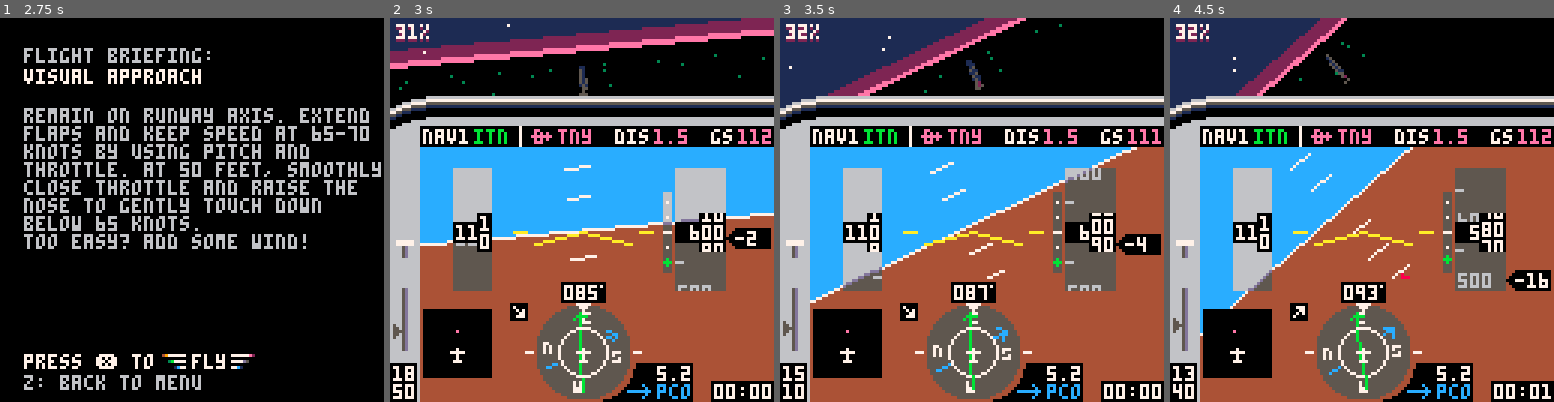
Above: before the commit, frames 1-4 (left to right).
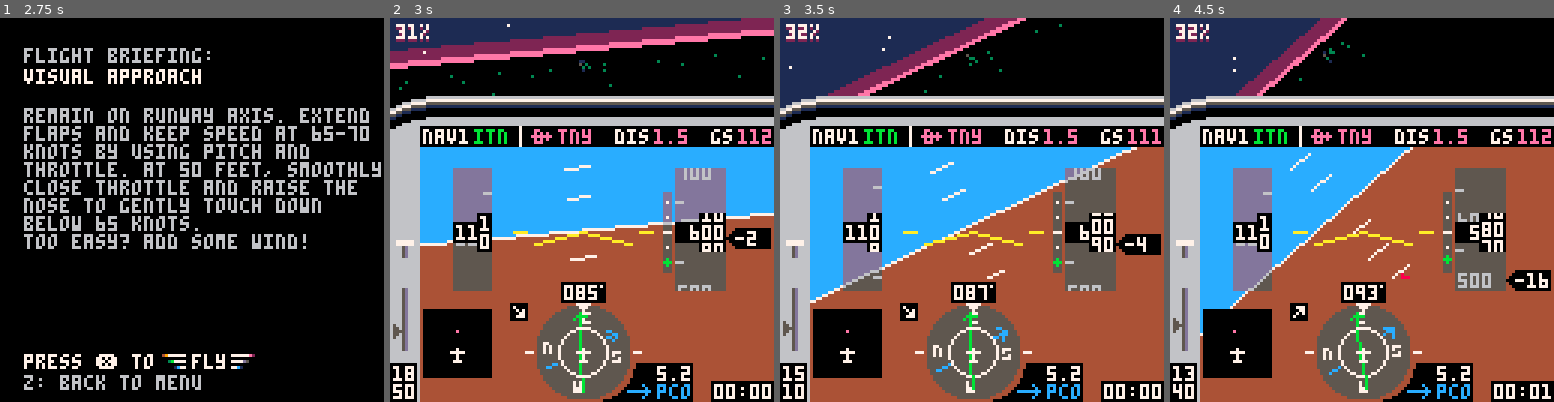
Above: after the commit, the same moments.

Repository: freds72/tiny_sim
Game: PICO-8 cartridge carts/tinysim.p8
Two runs of this game, one before a commit and one after it. Both use one fixed random seed, a clock stepped at 60 frames per second and the inputs below.
Inputs:
- Up to frame 1 (2.75 s): tap O (Z key) at 0.33, 0.7, 1.43, 2.22 s; tap X (X key) at 1.07, 2.07, 2.4, 2.73 s; hold Left 1.97-2.37 s; hold Down from 2.42 s (still down)
- Up to frame 2 (3 s): release Down at 2.82 s; hold Right from 2.87 s (still down)
- Up to frame 3 (3.5 s): keep holding Right; tap X (X key) at 3.07, 3.4 s; tap O (Z key) at 3.1 s
- Up to frame 4 (4.5 s): release Right at 3.53 s; hold Up 3.58-4.08 s; tap X (X key) at 3.73, 4.07, 4.4 s; tap O (Z key) at 3.98 s; hold Right from 4.13 s (still down)

Frame 1 is identical in both runs. In frame 2, 3.2% of the frame differs, in the area x 16-88%, y 10-54%; in frame 3, 2.5%; in frame 4, 2.5%.

Commit message:
fixed light bloom integrated Blender airport

Diff:
--- a/carts/tinysim.p8
+++ b/carts/tinysim.p8
@@ -72,63 +72,8 @@
 local m_scale=0.0202
 
 -- models & actors
-local all_models={
-	runway={
-		c=6,
-		v={
-		 {15,0,0}, --points
-			{15,0,-1500},
-			{-15,0,0},
-			{-15,0,-1500},
-			{20,0,-1500},
-			{-20,0,-1500},
-			{15,0,-1550},
-			{-15,0,-1550},
-			{0,0,-1500},
-			{0,0,-1600},
-			{-2,0,-1600},
-			{-2,0,-1800},
-			{2,0,-1600},
-			{2,0,-1800},
-			-- central line
-			{0,0,0},
-			{0,0,-1500},
-			-- landing lights
-			{-5,0,-1550},
-			{5,0,-1550},
-			{-8,0,-1600},
-			{8,0,-1600},
-			{-10,0,-1700},
-			{10,0,-1700},
-			{-20,0,-1800},
-			{20,0,-1800},
-			},
-		e={
-			{1,2,1}, -- lines + color + number of lights (optional = solid line)
-			{3,4,1}, -- note: lines are draw in declared order (allow for lines + lights)
-			{1,2,7,128},
-			{3,4,7,128},
-			{1,3,8,10},
-			{5,6,11,20},
-		 {2,7,8,5},
-		 {4,8,8,5},
-		 {9,10,10,10},
-		 {11,12,10,10},
-		 {13,14,10,10},
-		 {15,16,6,128},
-		 {17,18,7,8},
-		 {19,20,7,8},
-		 {21,22,7,10},
-		 {23,24,7,10},
-		}
-	}
-}
+local all_models={}
 local actors={}
-local all_actors={
-	runway={
-		model="runway"
-  }
-}
 
 function _init()
  menu=1
@@ -159,15 +104,12 @@
 
  --
  actors={}
-	add(actors,make_actor(all_actors.runway,{-422.2,0,384.6},85/360)) -- tny
-
-	--[[
-	add(actors,make_actor(all_actors.runway,{-422.2,0,384.6},85/360)) -- tny
-  add(actors,make_actor(all_actors.papi,{-412.2,0,345.6}))
-	add(actors,make_actor(all_actors.papi,{-412.2,0,346.6}))
-  add(actors,make_actor(all_actors.papi,{-412.2,0,347.6}))
-  ]]
-	add(actors,make_actor(all_actors.runway,{-66.7,0,153.8},40/360)) -- smv
+ for _,l in pairs(db) do
+  -- registered model?
+  if all_models[l[4]] then
+			add(actors,make_actor(l[4],{l[1],0,l[2]},l[5]))
+		end
+	end
 end
 
 function scenario(s)
@@ -994,19 +936,23 @@
  end
 end
 
--- ground constants
-local ground_shift,ground_colors,ground_level=2,{1,13,6}
-
+-- light blooms
 local light_shades={}
-for c=0,15 do
-	local shades={}
-	sset(74,0,sget(72,c))
+function unpack_ramp(x,y)
+ local shades={}
+  -- brightness pairs
 	for i=0,15 do
 		for j=0,15 do
-			shades[i+shl(j,4)]=sget(74,i)+shl(sget(74,j),4)
+			shades[i+shl(j,4)]=sget(x,y+i)+shl(sget(x,y+j),4)
 	 end
 	end
-	light_shades[c]=shades
+	return shades
+end
+
+for c=0,15 do
+ -- set base color
+ sset(74,0,sget(72,c))
+	light_shades[c]=unpack_ramp(74,0)
 end
 
 -- zbuffer (kind of)
@@ -1017,10 +963,11 @@
 function zbuf_draw()
 	local objs={}
 	for _,d in pairs(drawables) do
-			-- cull objects too far
- 		--	if z>-3 then
-			if(d.model) collect_drawables(d.model,d.m,objs)
-	--	end
+		-- cull objects too far
+		-- todo: fix sqr_dist
+  if sqr_dist(cam.pos,d.pos)<6000 then
+		 collect_drawables(d.model,d.m,objs)
+  end
 	end
 	-- z-sorting
 	sort(objs)
@@ -1191,35 +1138,25 @@
 
 local znear,zdir=1,-1
 function collect_drawables(model,m,out)
-  -- edges
-	local p={}
-	for i=1,#model.e do
+  -- project point cache
+  local p={}
+ -- edges
+ for i=1,#model.e do
 		local e=model.e[i]
 		-- edges indices
-		local ak,bk,c=e[1],e[2],e[3] or model.c
+		local ak,bk,c=e[1],e[2],e.c or model.c
 		-- edge positions
 		local a,b=p[ak],p[bk]
 		-- not in cache?
 		if not a then
-			local v=v_clone(model.v[ak])
-			v_scale(v,m_scale)
-			-- relative to world
-			m_x_v(m,v)
-			-- world to cam
-			v_add(v,cam.pos,-1)
-			m_x_v(cam.m,v)
+			local v=cam:modelview(m,model.v[ak])
 			a,p[ak]=v,v
 		end
 		if not b then
-			local v=v_clone(model.v[bk])
-			v_scale(v,m_scale)
-			-- relative to world
-			m_x_v(m,v)
-			-- world to cam
-			v_add(v,cam.pos,-1)
-			m_x_v(cam.m,v)
+			local v=cam:modelview(m,model.v[bk])
 			b,p[bk]=v,v
 		end
+
 		-- line clipping aginst near cam plane
 		-- swap end points
 		-- simplified sutherland-atherton
@@ -1247,8 +1184,8 @@
  		local x0,y0,z0,w0=cam:project2d(a)
  		local x1,y1,z1,w1=cam:project2d(b)
  		-- is it a light line?
- 		if e[4] then
- 			lightline(x0,y0,x1,y1,c,0,w0,t*e[4],w1,out)
+   if e.n then
+ 		 lightline(x0,y0,x1,y1,c,0,w0,t*e.n,w1,out)
  		else
  			line(x0,y0,x1,y1,c)
  		end
@@ -1313,15 +1250,15 @@
 	return res
 end
 
-function make_actor(src,p,angle)
+function make_actor(model,p,angle)
+  angle=angle and angle/360 or 0
 	-- instance
-	local a=clone(src,{
+	local a={
 		pos=v_clone(p),
 		-- north is up
 		q=make_q(v_up,angle-0.25)
-	})
- a.model=all_models[a.model]
-	a.draw=a.draw or draw_actor
+  }
+  a.model=all_models[model]
 	a.update=a.update or nop
 	-- init orientation
 	local m=m_from_q(a.q)
@@ -1353,12 +1290,22 @@
 			-- view to screen
 	 	  local w=focal/z
  		  return x0+x*w,y0-y*w,z,w
-		end,
+    end,
+    -- to camera space
+    modelview=function(self,m,v)
+      v=v_clone(v)
+      -- relative to world
+      m_x_v(m,v)
+      -- world to cam
+      v_add(v,self.pos,-1)
+      m_x_v(self.m,v)
+      return v
+    end,
 		-- project cam-space points into 2d
-  project2d=function(self,v)
-  	-- view to screen
-  	local w=focal/v[3]
-  	return x0+v[1]*w,y0-v[2]*w,v[3],w
+    project2d=function(self,v)
+  	  -- view to screen
+  	  local w=focal/v[3]
+  	  return x0+v[1]*w,y0-v[2]*w,v[3],w
 		end
 	}
 	return c
@@ -1550,12 +1497,7 @@
 -- init transparent colors
 
 -- hardcoded colors
-local shades={}
-for i=0,15 do
-	for j=0,15 do
-		shades[i+shl(j,4)]=sget(1,8+i)+shl(sget(1,8+j),4)
- end
-end
+local shades=unpack_ramp(1,8)
 
 function rectfillt(x0,y0,x1,y1)
 	x0,x1=max(flr(x0)),min(flr(x1),127)
@@ -1618,6 +1560,137 @@
 	end
 end
 
+-->8
+-- unpack models
+local mem=0x1000
+-- number of bytes
+function unpack_int(w)
+ w=w or 1
+	local i=w==1 and peek(mem) or bor(shl(peek(mem),8),peek(mem+1))
+	mem+=w
+	return i
+end
+function unpack_float(scale)
+	local f=shr(unpack_int()-128,5)
+	return f*(scale or 1)
+end
+function unpack_double(scale)
+	local f=shr(unpack_int(2)-0x4000,4)
+	return f*(scale or 1)
+end
+-- valid chars for model names
+local itoa='_0123456789abcdefghijklmnopqrstuvwxyz'
+function unpack_string()
+	local s=""
+	for i=1,unpack_int() do
+		local c=unpack_int()
+		s=s..sub(itoa,c,c)
+	end
+	return s
+end
+function unpack_models(scale)
+	-- for all models
+	for m=1,unpack_int() do
+		local model,name,_={},unpack_string(),unpack_int()
+
+		-- vertices
+		model.v={}
+		for i=1,unpack_int() do
+			add(model.v,{unpack_double(scale),unpack_double(scale),unpack_double(scale)})
+		end
+
+		-- faces
+		model.f={}
+		for i=1,unpack_int() do
+			local f={ni=i,vi={},c=unpack_int(),double_sided=unpack_int()==1 or nil,z=unpack_double()}
+			-- vertex indices
+			for i=1,unpack_int() do
+				add(f.vi,unpack_int())
+			end
+			add(model.f,f)
+		end
+
+		-- normals
+		model.n={}
+		for i=1,unpack_int() do
+			add(model.n,{unpack_float(),unpack_float(),unpack_float()})
+		end
+
+		-- n.p cache
+		model.cp={}
+		for i=1,#model.f do
+			local f=model.f[i]
+			add(model.cp,v_dot(model.n[i],model.v[f.vi[1]]))
+		end
+
+		-- edges
+		model.e={}
+		for i=1,unpack_int() do
+      local e={
+				-- start
+				unpack_int(),
+				-- end
+				unpack_int()
+			}
+      -- light line?
+      if unpack_int()==1 then
+        -- number of lights + color
+        e.c,e.n=unpack_int(),unpack_int()
+      end
+			add(model.e,e)
+		end
+
+		-- merge with existing model
+		all_models[name]=clone(model,all_models[name])
+	end
+end
+-- do it
+unpack_models(m_scale)
+…(45 lines of a section not shown)…
 
 
 
Not shown, changed: 92 lines of the sprite sheet (__gfx__) section of carts/tinysim.p8
Not shown, changed: models/blender_export.py
Not shown, changed: models/landing_strip.blend
Not shown, changed: models/run_export.py
